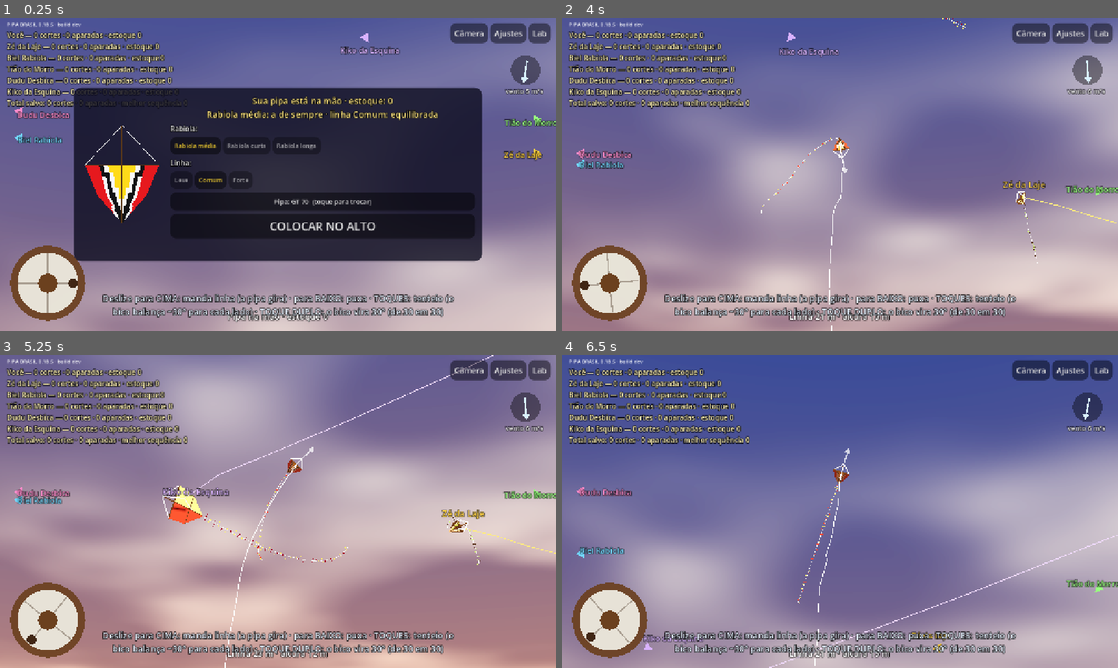
Above: before the commit, frames 1-4 (two rows, left to right).
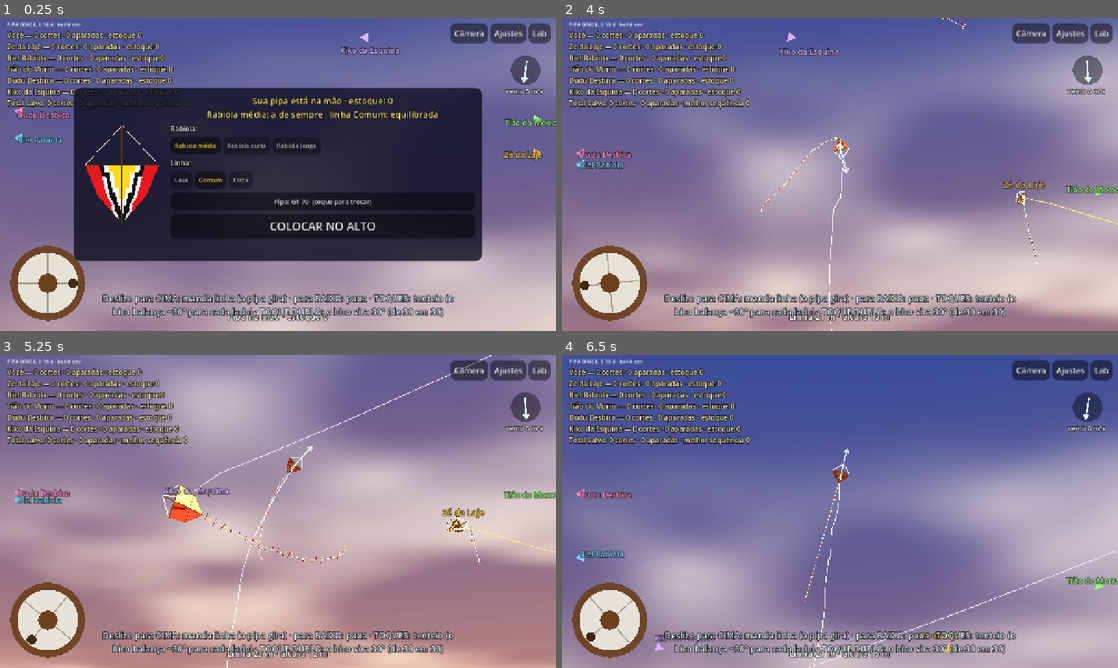
Above: after the commit, the same moments.

Repository: lucaskaeller201-ui/Pipa-Brasil
Game: Godot game, scene res://scenes/main/main.tscn
The game is run twice, just before and just after one commit, with the same random seed, the same clock (stepped at 60 frames per second) and the same inputs.
Inputs (mouse positions are in pixels of both pictures, inside the frame that each line leads up to):
- Up to frame 1 (0.25 s): no input
- Up to frame 2 (4 s): tap Enter at 0.5 s; move the mouse to (812, 237) at 0.52 s; hold W 0.53-1.25 s; tap Z at 0.6, 3.6 s; click (812, 237) at 0.67 s; tap Space at 0.77, 3.77 s; drag from (1006, 221) to (812, 237) at 1.27 s; move the mouse to (673, 127) at 2.02 s; hold A 2.03-2.75 s; tap Q at 2.1 s; drag from (867, 174) to (673, 127) at 2.77 s; move the mouse to (756, 96) at 3.52 s; hold S from 3.53 s (still down)
- Up to frame 3 (5.25 s): release S at 4.25 s; drag from (400, 495) to (194, 433) at 4.27 s; move the mouse to (166, 527) at 5.02 s; hold W from 5.03 s (still down); tap Q at 5.1 s; click (166, 527) at 5.17 s
- Up to frame 4 (6.5 s): release W at 5.75 s; drag from (895, 442) to (728, 527) at 5.77 s

The runs differ from the first frame. In frame 1, less than 0.1% of the frame differs, in the area x 9-10%, y 1-3%; in frame 2, 0.3%; in frame 3, 1.6%; in frame 4, 1.6%, in the area x 2-100%, y 1-100%.

Commit message:
0.18.6: desistir do mergulho com poucos toques (D-062)
Co-Authored-By: Claude Opus 5.5 <noreply@anthropic.com>
Claude-Session: https://claude.ai/code/session_01VcBVPpGPHbKMkWY2F5CwiY

Diff:
--- a/project.godot
+++ b/project.godot
@@ -7,7 +7,7 @@
 
 config/name="PIPA BRASIL"
 config/description="Simulador brasileiro de pipas em 3D"
-config/version="0.18.5"
+config/version="0.18.6"
 run/main_scene="res://scenes/main/main.tscn"
 config/features=PackedStringArray("4.7", "Mobile")
 config/icon="res://icon.svg"
--- a/sim/kite/kite_body.gd
+++ b/sim/kite/kite_body.gd
@@ -58,7 +58,8 @@
 var slack_spin := false
 var _kick_prev := false
 var _ultima_volta := 0.0   ## quanto o último toque simples trouxe a direção para cima (rad)
-const TENTEIO_VOLTA_DEG := 20.0   ## cada toque simples traz a direção isso para cima (D-060)
+const TENTEIO_VOLTA_DEG := 20.0
+const TENTEIO_LONGE_DEG := 45.0    ## acima disso o toque desbica para cima (D-062)   ## cada toque simples traz a direção isso para cima (D-060)
 const KICK_HOLD := 3.0 ## s: depois do último toque o bico fica onde parou (D-052)
 var _spin_controlado := false
 var _spin_alvo := 0.0
@@ -317,11 +318,20 @@
 					# D-060: toque simples (tenteio) traz a direção de volta para
 					# cima aos poucos — com o bico para um lado, tenteando ele
 					# volta para cima e passa para o outro lado.
+					var lado := kick_sign
 					if kick_base_shift == 0.0:
-						var volta := minf(absf(_tenteio_base), deg_to_rad(TENTEIO_VOLTA_DEG))
+						# D-062: com o bico bem de lado ou para baixo (martelão,
+						# afundando), cada toque é um desbico PARA CIMA: a direção
+						# volta metade do caminho e o bico vai para o lado de cima —
+						# dá para desistir e tirar a pipa em poucos toques.
+						var longe := absf(_tenteio_base) > deg_to_rad(TENTEIO_LONGE_DEG)
+						var passo := maxf(deg_to_rad(TENTEIO_VOLTA_DEG), 0.5 * absf(_tenteio_base)) if longe else deg_to_rad(TENTEIO_VOLTA_DEG)
+						var volta := minf(absf(_tenteio_base), passo)
+						if longe:
+							lado = signf(_tenteio_base)
 						_ultima_volta = signf(_tenteio_base) * volta
 						_tenteio_base -= _ultima_volta
-					_hold_ang = wrapf(_tenteio_base - kick_sign * kick_scale * deg_to_rad(d.spin_kick_rate_deg), -PI, PI)
+					_hold_ang = wrapf(_tenteio_base - lado * kick_scale * deg_to_rad(d.spin_kick_rate_deg), -PI, PI)
 					_tenteio_ativo = true
 			SpinMode.SPIN_LOCK:
 				novo = 0.0   # puxando: trava seca, o bico fica onde está (D-033)
--- a/tests/scenarios/test_pipa_rio.gd
+++ b/tests/scenarios/test_pipa_rio.gd
@@ -465,3 +465,29 @@
 	assert_true(absf(de_lado) > 60.0, "o bico foi para o lado (%.0f°)" % de_lado)
 	assert_true(menor < 15.0, "tenteando ele volta para cima")
 	assert_true(passou, "e passa para o outro lado")
+
+
+## D-062: com o bico para baixo (afundando), poucos toques simples tiram a
+## pipa: o bico volta para cima.
+func test_bico_para_baixo_poucos_toques_tiram() -> void:
+	var w := _voo()
+	var f: Flyer = w.flyers[0]
+	for k in 6:   # leva o bico para baixo com toques duplos (6 × 30°)
+		f.input.kick_spin = 1.0
+		f.input.kick_base_shift = 30.0
+		f.pilot.trigger(Pilot.Impulse.DESBICAR_LADO, w.time)
+		_rodar(w, 0.35)
+	var baixo := f.nose_angle_deg()
+	f.input.kick_base_shift = 0.0
+	var toques := 0
+	var lado := -1.0
+	while absf(f.nose_angle_deg()) > 40.0 and toques < 10:
+		f.input.kick_spin = lado
+		f.pilot.trigger(Pilot.Impulse.DESBICAR_LADO, w.time)
+		lado = -lado
+		_rodar(w, 0.3)
+		toques += 1
+	f.input.kick_spin = 0.0
+	print("      [tirar do mergulho] bico em %.0f°: %d toques para voltar a %.0f°" % [baixo, toques, f.nose_angle_deg()])
+	assert_true(absf(baixo) > 120.0, "o bico foi para baixo (%.0f°)" % baixo)
+	assert_true(toques <= 4, "poucos toques tiram (%d)" % toques)
Not shown, changed: export_presets.cfg
Not shown, changed: docs/changelog.md
Not shown, changed: docs/decisoes.md
Not shown, changed: docs/progresso.md
